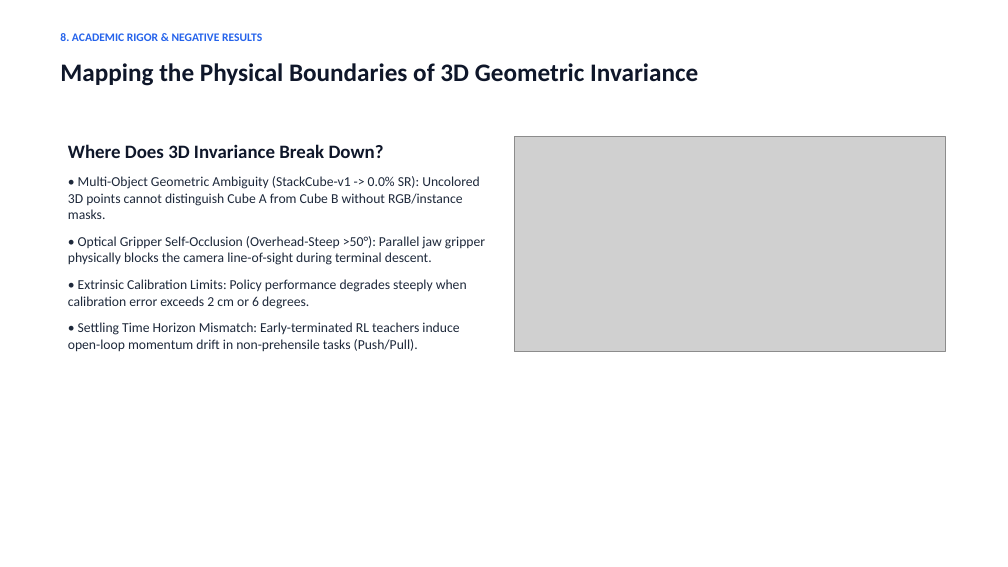
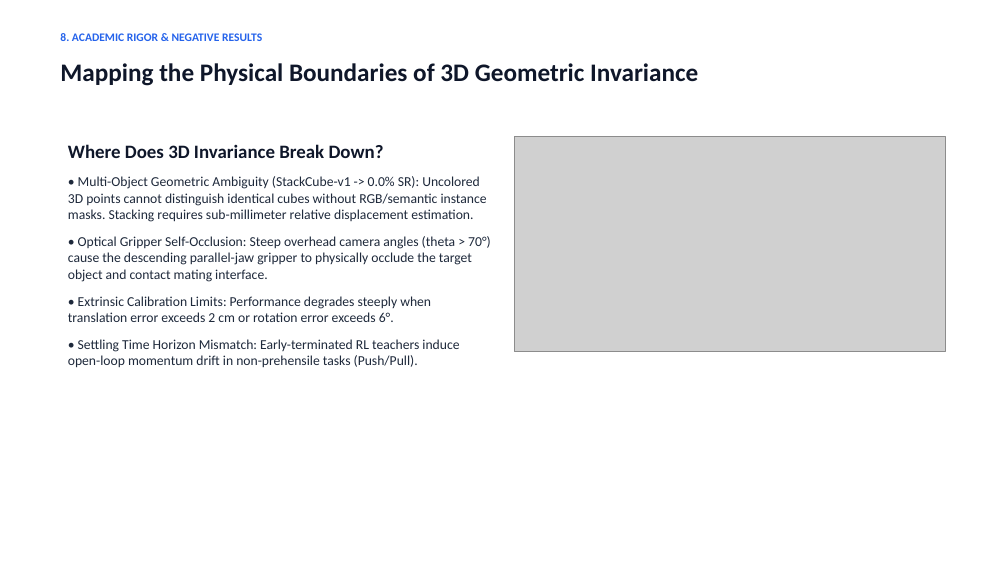
Before and after one commit to Durgesh-Shelke/Multi-viewpoint_Generalization, a slide deck: slide 9 of BTP_Final_Defense_Presentation.pptx. Drawn at 1008x567 pixels with LibreOffice and Linux fonts; fonts in the diff are those of the drawing; grey boxes stand for pictures. Boxes give left, top, right and bottom in pixels: in the first picture for what was removed or moved away, otherwise in the second. Text is boxed around its words. In the diff, an @@ line names an element or a change of style, - is before the commit and + after.

```diff
--- a/BTP_Final_Defense_Presentation.pptx
+++ b/BTP_Final_Defense_Presentation.pptx
@@ text at [68,176,491,322]: text changed @@
-• Multi-Object Geometric Ambiguity (StackCube-v1 -> 0.0% SR): Uncolored 3D points cannot distinguish Cube A from Cube B without RGB/instance masks.
-• Optical Gripper Self-Occlusion (Overhead-Steep >50°): Parallel jaw gripper physically blocks the camera line-of-sight during terminal descent.
-• Extrinsic Calibration Limits: Policy performance degrades steeply when calibration error exceeds 2 cm or 6 degrees.
+• Multi-Object Geometric Ambiguity (StackCube-v1 -> 0.0% SR): Uncolored 3D points cannot distinguish identical cubes without RGB/semantic instance masks. Stacking requires sub-millimeter relative displacement estimation.
+• Optical Gripper Self-Occlusion: Steep overhead camera angles (theta > 70°) cause the descending parallel-jaw gripper to physically occlude the target object and contact mating interface.
+• Extrinsic Calibration Limits: Performance degrades steeply when translation error exceeds 2 cm or rotation error exceeds 6°.
```
Also in this commit, not shown: 13 other slides changed, 6 other files.
